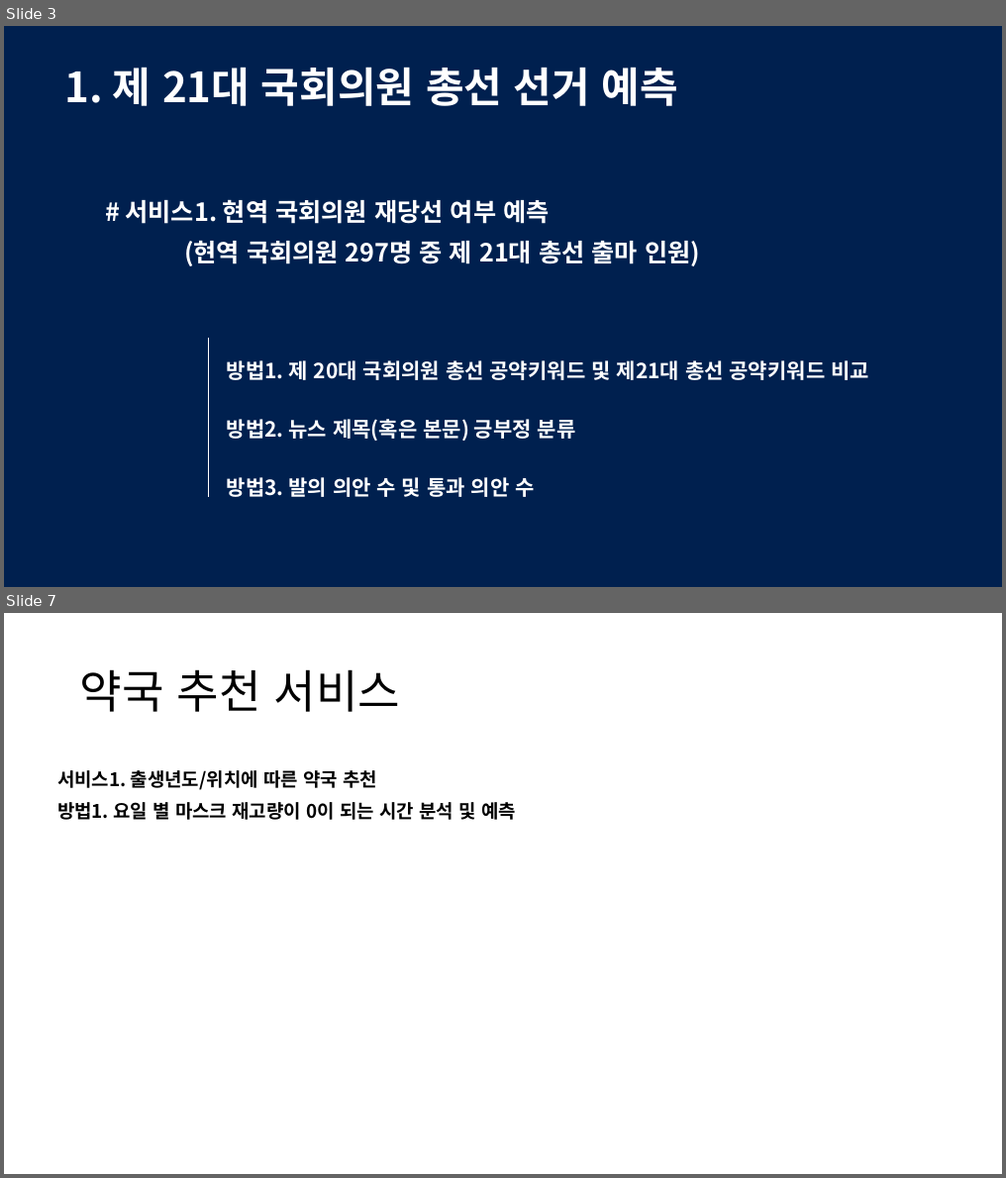
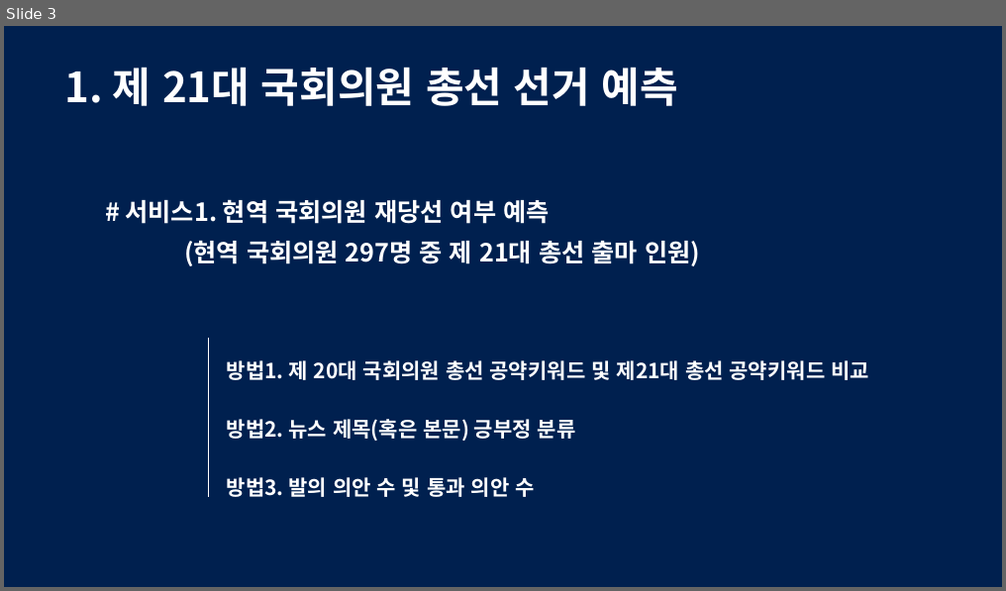
Before and after one commit to drhee0919/Rhee, a slide deck: 주제 발표.pptx. Shown one above the other, each under a label of ours: slides 3 and 7 before the commit, slide 3 after it; the slides between them are not shown. The pictures are 1006x1178 and 1006x591 pixels, drawn with LibreOffice and Linux fonts; fonts in the diff are those of the drawing. Boxes give left, top, right and bottom in pixels: in the first picture for what was removed or moved away, otherwise in the second. Text is boxed around its words. In the diff, an @@ line names an element or a change of style, - is before the commit and + after.

```diff
--- a/주제 발표.pptx
+++ b/주제 발표.pptx
@@ slide 7 removed at <box>4,613,1002,1174</box>, background #FFFFFF @@
@@ title removed at <box>80,669,400,712</box> @@
-약국 추천 서비스
@@ text removed at <box>57,770,516,824</box> @@
-서비스1. 출생년도/위치에 따른 약국 추천
-방법1. 요일 별 마스크 재고량이 0이 되는 시간 분석 및 예측
```
Also in this commit, not shown: 3 slides changed, 7 slides added.
